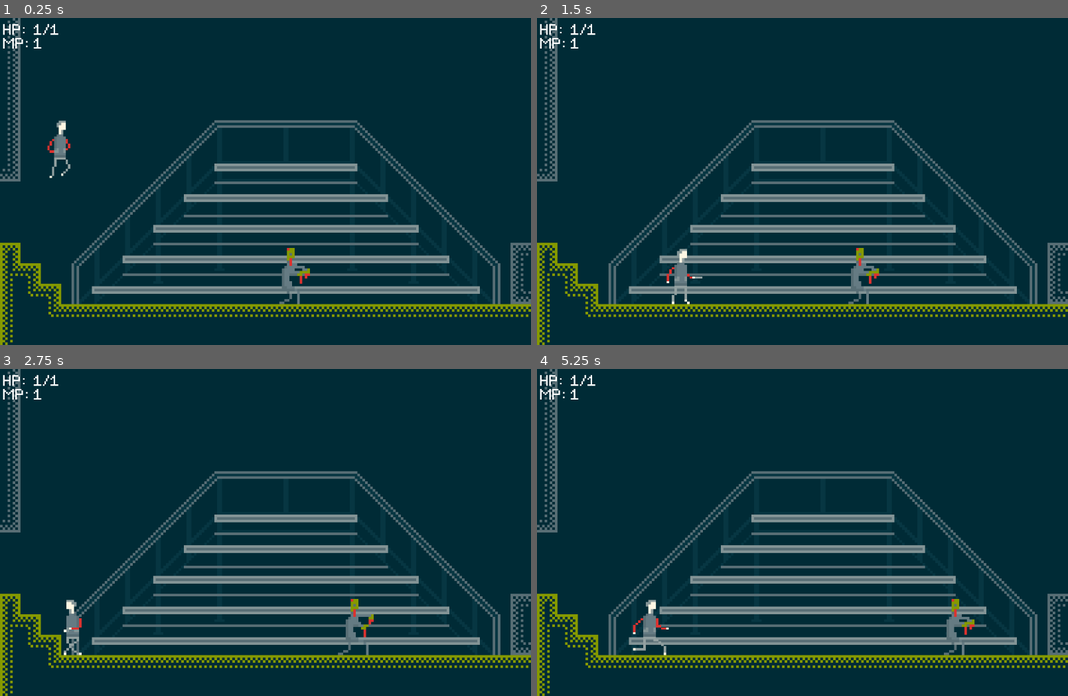
Above: before the commit, frames 1-4 (two rows, left to right).
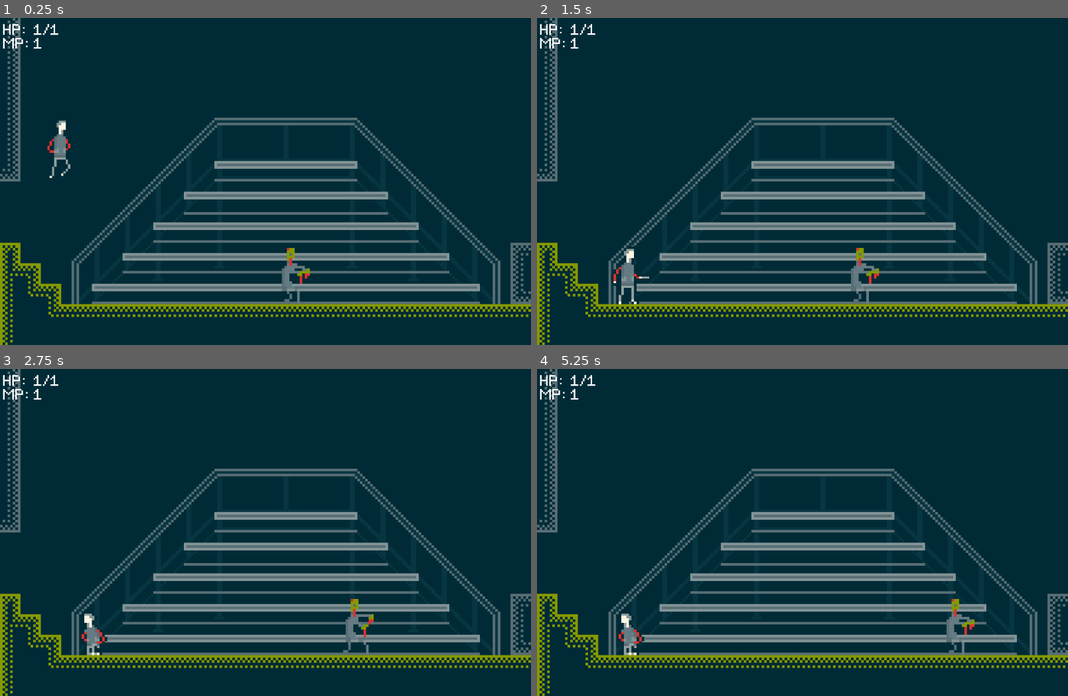
Above: after the commit, the same moments.

Repository: CloneDeath/ZombiesAteMyTeacher
Game: Godot game, scene res://Levels/Levels/Classroom/Classroom.tscn
Same seed, same stepped clock (60 frames per second), same inputs: the game is played once before the commit and once after it.
Inputs:
- Up to frame 1 (0.25 s): no input
- Up to frame 2 (1.5 s): hold Down (move_crouch, bound only after the commit) 0.53-1.28 s; hold Right (move_right) from 0.53 s (still down); tap Space (move_jump) at 0.77 s; tap F (attack_weapon) at 1.35 s
- Up to frame 3 (2.75 s): tap Space (move_jump) at 1.52 s; tap Down (move_crouch, bound only after the commit) at 1.55 s; release Right (move_right) at 2.03 s; hold Left (move_left) from 2.03 s (still down); hold Down (move_crouch, bound only after the commit) from 2.03 s (still down)
- Up to frame 4 (5.25 s): release Left (move_left) at 2.78 s; release Down (move_crouch, bound only after the commit) at 2.78 s; hold Right (move_right) 2.78-4.28 s; tap Down (move_crouch, bound only after the commit) at 2.85, 4.35 s; tap Space (move_jump) at 3.02, 3.77, 4.52 s; hold Down (move_crouch, bound only after the commit) 3.53-4.28 s; tap F (attack_weapon) at 3.6 s; hold Left (move_left) 4.28-5.03 s; hold Right (move_right) from 5.03 s (still down); hold Down (move_crouch, bound only after the commit) from 5.03 s (still down)

The runs differ from the first frame. In frame 1, 13% of the frame differs, in the area x 13-95%, y 30-88%; in frame 2, 14%; in frame 3, 14%; in frame 4, 14%.

Commit message:
Added fallthrough blocks

Diff:
--- a/Levels/Enemies/BaseEnemy.tscn
+++ b/Levels/Enemies/BaseEnemy.tscn
@@ -7,6 +7,7 @@
 [node name="BaseEnemy" type="KinematicBody2D" groups=[
 "enemy",
 ]]
+z_index = 1
 script = ExtResource( 1 )
 
 [node name="Sprite" type="Sprite" parent="."]
--- /dev/null
+++ b/Levels/Environment/Outdoors/Scenery/Bleachers/Bleachers.tscn
@@ -0,0 +1,49 @@
+[gd_scene load_steps=7 format=2]
+
+[ext_resource path="res://Levels/Environment/Outdoors/Scenery/Bleachers/Bleachers.png" type="Texture" id=1]
+
+[sub_resource type="RectangleShape2D" id=1]
+extents = Vector2( 76, 4 )
+
+[sub_resource type="RectangleShape2D" id=2]
+extents = Vector2( 64, 4 )
+
+[sub_resource type="RectangleShape2D" id=3]
+extents = Vector2( 52, 4 )
+
+[sub_resource type="RectangleShape2D" id=4]
+extents = Vector2( 40, 4 )
+
+[sub_resource type="RectangleShape2D" id=5]
+extents = Vector2( 28, 4 )
+
+[node name="Bleachers" type="StaticBody2D"]
+collision_layer = 8
+
+[node name="Sprite" type="Sprite" parent="."]
+position = Vector2( 0, -40 )
+texture = ExtResource( 1 )
+
+[node name="S1" type="CollisionShape2D" parent="."]
+shape = SubResource( 1 )
+one_way_collision = true
+
+[node name="S2" type="CollisionShape2D" parent="."]
+position = Vector2( 0, -12 )
+shape = SubResource( 2 )
+one_way_collision = true
+
+[node name="S3" type="CollisionShape2D" parent="."]
+position = Vector2( 0, -24 )
+shape = SubResource( 3 )
+one_way_collision = true
+
+[node name="S4" type="CollisionShape2D" parent="."]
+position = Vector2( 0, -36 )
+shape = SubResource( 4 )
+one_way_collision = true
+
+[node name="S5" type="CollisionShape2D" parent="."]
+position = Vector2( 0, -48 )
+shape = SubResource( 5 )
+one_way_collision = true
--- a/Levels/Levels/Classroom/Classroom.tscn
+++ b/Levels/Levels/Classroom/Classroom.tscn
@@ -3,12 +3,15 @@
 [ext_resource path="res://Levels/Levels/BaseLevel.tscn" type="PackedScene" id=1]
 [ext_resource path="res://Levels/LevelSection.tscn" type="PackedScene" id=2]
 [ext_resource path="res://Levels/Enemies/Zombie/Zombie.tscn" type="PackedScene" id=3]
-[ext_resource path="res://Levels/Environment/Outdoors/Scenery/Bleachers/Bleachers.png" type="Texture" id=4]
+[ext_resource path="res://Levels/Environment/Outdoors/Scenery/Bleachers/Bleachers.tscn" type="PackedScene" id=4]
 
 [node name="Classroom" index="0" instance=ExtResource( 1 )]
 tile_data = PoolIntArray( -1113906, 0, 6, -1113905, 0, 2, -1113904, 0, 2, -1113903, 0, 2, -1113902, 0, 2, -1113901, 0,  …(18744 unchanged characters)…
 
-[node name="Cells" type="Node2D" parent="." index="0"]
+[node name="Player" parent="." index="0"]
+position = Vector2( 648, 56 )
+
+[node name="Cells" type="Node2D" parent="." index="1"]
 
 [node name="Homeroom" parent="Cells" index="0" instance=ExtResource( 2 )]
 editor/display_folded = true
@@ -33,10 +36,8 @@
 [node name="Zombie4" parent="Cells/FootballStands1" index="1" instance=ExtResource( 3 )]
 position = Vector2( 736, 112 )
 
-[node name="Bleachers" type="Sprite" parent="Cells/FootballStands1" index="2"]
-position = Vector2( 736, 69 )
-z_index = -1
-texture = ExtResource( 4 )
+[node name="Bleachers" parent="Cells/FootballStands1" index="2" instance=ExtResource( 4 )]
+position = Vector2( 736, 108 )
 
 [node name="FootballField" parent="Cells" index="3" instance=ExtResource( 2 )]
 editor/display_folded = true
@@ -79,6 +80,3 @@
 
 [node name="Zombie13" parent="Cells/Stairwell" index="1" instance=ExtResource( 3 )]
 position = Vector2( 1728, 112 )
-
-[node name="Player" parent="." index="1"]
-position = Vector2( 648, 56 )
--- a/Player/Player.gd
+++ b/Player/Player.gd
@@ -45,3 +45,7 @@
 
 func give_soul_fragment(soul):
 	$SoulFragments.get_node(soul).increment();
+
+func allow_fall_through(mode):
+	set_collision_mask_bit(3, !mode);
+	$Sprite/GroundDetector.set_collision_mask_bit(3, !mode);
--- a/Player/Player.tscn
+++ b/Player/Player.tscn
@@ -9,7 +9,8 @@
 [ext_resource path="res://Player/States/InAir.gd" type="Script" id=7]
 [ext_resource path="res://Player/States/Jump.gd" type="Script" id=8]
 [ext_resource path="res://Player/States/Attack.gd" type="Script" id=9]
-[ext_resource path="res://Player/SoulFragments/Zombie.gd" type="Script" id=10]
+[ext_resource path="res://Player/States/Crouch.gd" type="Script" id=10]
+[ext_resource path="res://Player/SoulFragments/Zombie.gd" type="Script" id=11]
 
 [sub_resource type="RectangleShape2D" id=1]
 extents = Vector2( 3, 2 )
@@ -63,6 +64,34 @@
 } ]
 }
 
+[sub_resource type="Animation" id=9]
+resource_name = "Crouch"
+loop = true
+tracks/0/type = "value"
+tracks/0/path = NodePath("Sprite:frame")
+tracks/0/interp = 1
+tracks/0/loop_wrap = true
+tracks/0/imported = false
+tracks/0/enabled = true
+tracks/0/keys = {
+"times": PoolRealArray( 0 ),
+"transitions": PoolRealArray( 1 ),
+"update": 1,
+"values": [ 7 ]
+}
+tracks/1/type = "value"
+tracks/1/path = NodePath("Sprite/DamageArea:collision_mask")
+tracks/1/interp = 1
+tracks/1/loop_wrap = true
+tracks/1/imported = false
+tracks/1/enabled = true
+tracks/1/keys = {
+"times": PoolRealArray( 0 ),
+"transitions": PoolRealArray( 1 ),
+"update": 1,
+"values": [ 0 ]
+}
+
 [sub_resource type="Animation" id=5]
 loop = true
 tracks/0/type = "value"
@@ -190,20 +219,21 @@
 [node name="Player" type="KinematicBody2D" groups=[
 "player",
 ]]
+z_index = 2
 collision_layer = 2
+collision_mask = 9
 script = ExtResource( 1 )
 
 [node name="Sprite" type="Sprite" parent="."]
-editor/display_folded = true
 position = Vector2( 0, -14.4 )
 scale = Vector2( 0.9, 0.9 )
 texture = ExtResource( 2 )
-hframes = 7
-frame = 5
+hframes = 8
 
 [node name="GroundDetector" type="Area2D" parent="Sprite"]
 editor/display_folded = true
 collision_layer = 0
+collision_mask = 9
 
 [node name="CollisionShape2D" type="CollisionShape2D" parent="Sprite/GroundDetector"]
 position = Vector2( 0, 16 )
@@ -227,13 +257,13 @@
 [node name="Animation" type="AnimationPlayer" parent="."]
 autoplay = "Idle"
 anims/Attack-Knife = SubResource( 4 )
+anims/Crouch = SubResource( 9 )
 anims/Idle = SubResource( 5 )
 anims/InAir = SubResource( 6 )
 anims/Jump = SubResource( 7 )
 anims/Run = SubResource( 8 )
 
 [node name="StateMachine" type="Node" parent="."]
-editor/display_folded = true
 script = ExtResource( 4 )
 
 [node name="Idle" type="Node" parent="StateMachine"]
@@ -251,7 +281,11 @@
 [node name="Attack" type="Node" parent="StateMachine"]
 script = ExtResource( 9 )
 
+[node name="Crouch" type="Node" parent="StateMachine"]
+script = ExtResource( 10 )
+
 [node name="SoulFragments" type="Node" parent="."]
+editor/display_folded = true
 
 [node name="Zombie" type="Node" parent="SoulFragments"]
-script = ExtResource( 10 )
+script = ExtResource( 11 )
--- a/Player/PlayerInput.gd
+++ b/Player/PlayerInput.gd
@@ -9,6 +9,10 @@
 #warning-ignore:unused_class_variable
 var Right setget ,get_right;
 func get_right(): return Input.is_action_pressed("move_right");
+
+#warning-ignore:unused_class_variable
+var Crouch setget ,get_crouch;
+func get_crouch(): return Input.is_action_pressed("move_crouch");
 
 #warning-ignore:unused_class_variable
 var Fall setget ,get_fall;
--- /dev/null
+++ b/Player/States/Crouch.gd
@@ -0,0 +1,18 @@
+extends State
+
+func on_enter(player):
+	player.set_animation("Crouch");
+	player.velocity.x = 0;
+
+func update(player: Player, _delta):
+	var input = player.input;
+	if (input.Jump):
+		player.allow_fall_through(true);
+
+func get_next_state(player):
+	var input = player.input;
+	if (!player.is_on_floor()):
+		return "InAir";
+	if (!input.Crouch):
+		return "Idle";
+	return null;
--- a/Player/States/Idle.gd
+++ b/Player/States/Idle.gd
@@ -9,6 +9,8 @@
 	var input = player.input;
 	if (!player.is_on_floor()):
 		return "InAir";
+	if (input.Crouch):
+		return "Crouch";
 	if (input.Left || input.Right):
 		return "Run";
 	if (input.Jump):
--- a/Player/States/InAir.gd
+++ b/Player/States/InAir.gd
@@ -9,10 +9,14 @@
 	var velocity = (int(input.Right)-int(input.Left));
 	player.velocity.x = velocity * run_speed;
 	player.set_animation("InAir");
+	if (!input.Crouch):
+		player.allow_fall_through(false);
 
 func get_next_state(player: Player):
 	var input = player.input;
 	if (player.is_on_floor()):
+		if (input.Crouch):
+			return "Crouch";
 		return "Idle";
 	if (input.Attack):
 		return "Attack";
--- a/Player/States/Run.gd
+++ b/Player/States/Run.gd
@@ -13,6 +13,8 @@
 	var input = player.input;
 	if (!player.is_on_floor()):
 		return "InAir";
+	if (input.Crouch):
+		return "Crouch";
 	if (!input.Left && !input.Right):
 		return "Idle";
 	if (input.Jump):
--- a/project.godot
+++ b/project.godot
@@ -103,12 +103,19 @@
 , Object(InputEventJoypadButton,"resource_local_to_scene":false,"resource_name":"","device":-1,"button_index":2,"pressure":0.0,"pressed":false,"script":null)
  ]
 }
+move_crouch={
+"deadzone": 0.5,
+"events": [ Object(InputEventKey,"resource_local_to_scene":false,"resource_name":"","device":0,"alt":false,"shift":false,"control":false,"meta":false,"command":false,"pressed":false,"scancode":16777234,"unicode":0,"echo":false,"script":null)
+, Object(InputEventJoypadButton,"resource_local_to_scene":false,"resource_name":"","device":-1,"button_index":13,"pressure":0.0,"pressed":false,"script":null)
+ ]
+}
 
 [layer_names]
 
 2d_physics/layer_1="Terrain"
 2d_physics/layer_2="Player"
 2d_physics/layer_3="Monsters"
+2d_physics/layer_4="Terrain-FallThrough"
 
 [rendering]
 
Binary file changed: Player/Player.aseprite
Binary file changed: Player/Player.png
Not shown: 1 places in Player/Player.tscn that only renumber resources
